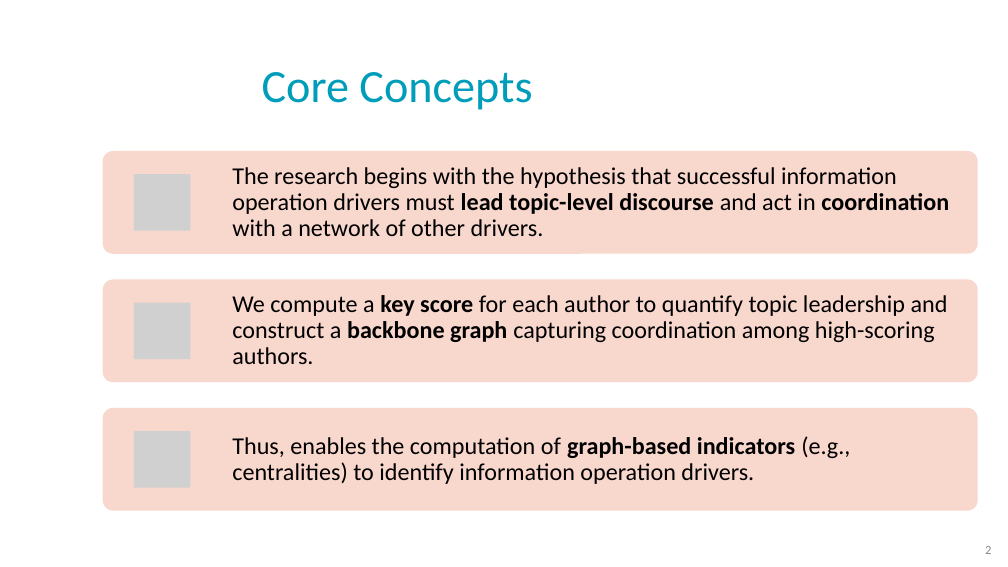
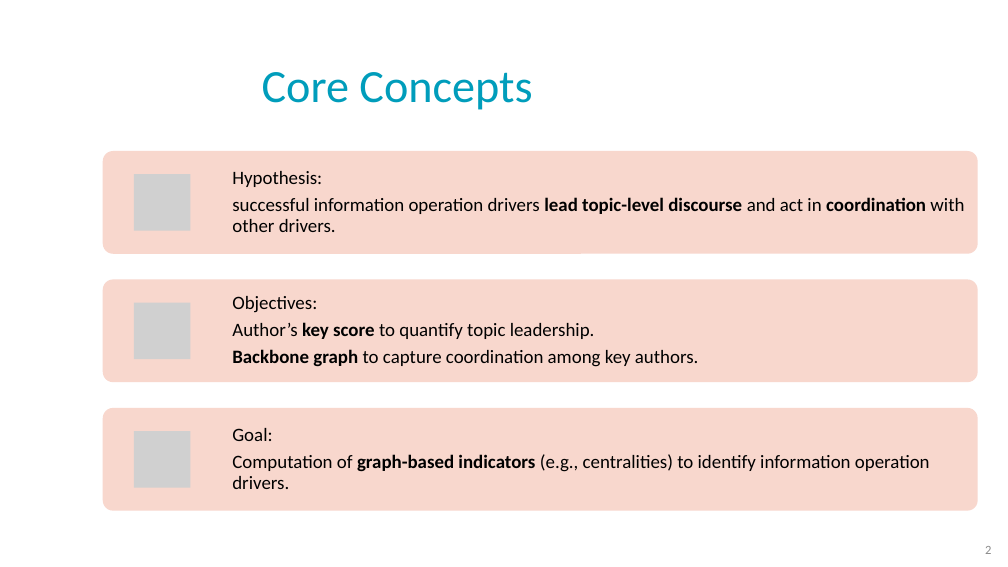
Before and after one commit to NoaTal1996/Backbone-Graph, a slide deck: slide 2 of docs/base_slides.pptx. Drawn at 1008x567 pixels with LibreOffice and Linux fonts; fonts in the diff are those of the drawing; grey boxes stand for pictures; background and template pictures are left out. Boxes give left, top, right and bottom in pixels: in the first picture for what was removed or moved away, otherwise in the second. Text is boxed around its words. In the diff, an @@ line names an element or a change of style, - is before the commit and + after.

```diff
--- a/docs/base_slides.pptx
+++ b/docs/base_slides.pptx
@@ text at <box>232,171,964,232</box>: text changed; size 23 to 18 pt @@
-The research begins with the hypothesis that successful information operation drivers must lead topic-level discourse and act in coordination with a network of other drivers.
+Hypothesis:
+successful information operation drivers lead topic-level discourse and act in coordination with other drivers.
@@ text at <box>232,296,699,367</box>: text changed; size 23 to 18 pt @@
-We compute a key score for each author to quantify topic leadership and construct a backbone graph capturing coordination among high-scoring authors.
+Objectives:
+Author’s key score to quantify topic leadership.
+Backbone graph to capture coordination among key authors.
@@ text at <box>232,428,930,489</box>: text changed; size 23 to 18 pt @@
-Thus, enables the computation of graph-based indicators (e.g., centralities) to identify information operation drivers.
+Goal:
+Computation of graph-based indicators (e.g., centralities) to identify information operation drivers.
```
Also in this commit, not shown: 1 other slide changed, 1 slide added.
